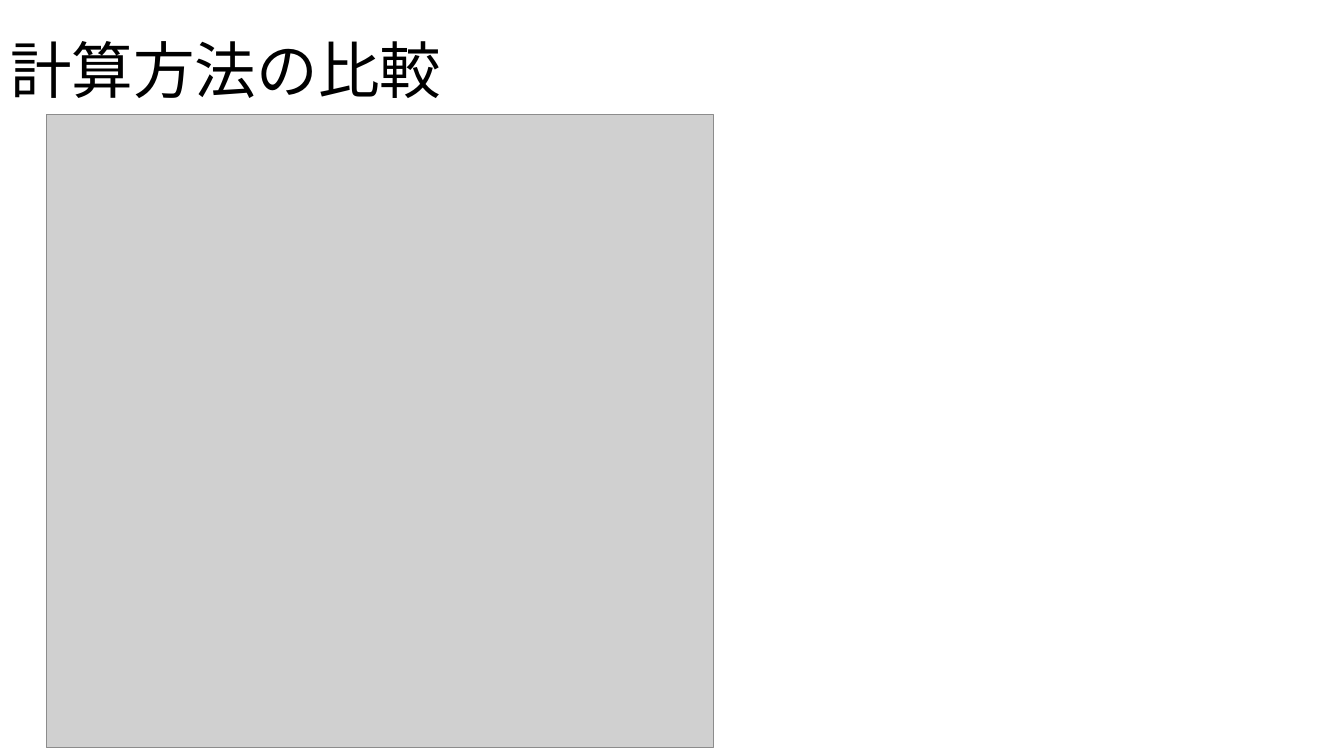
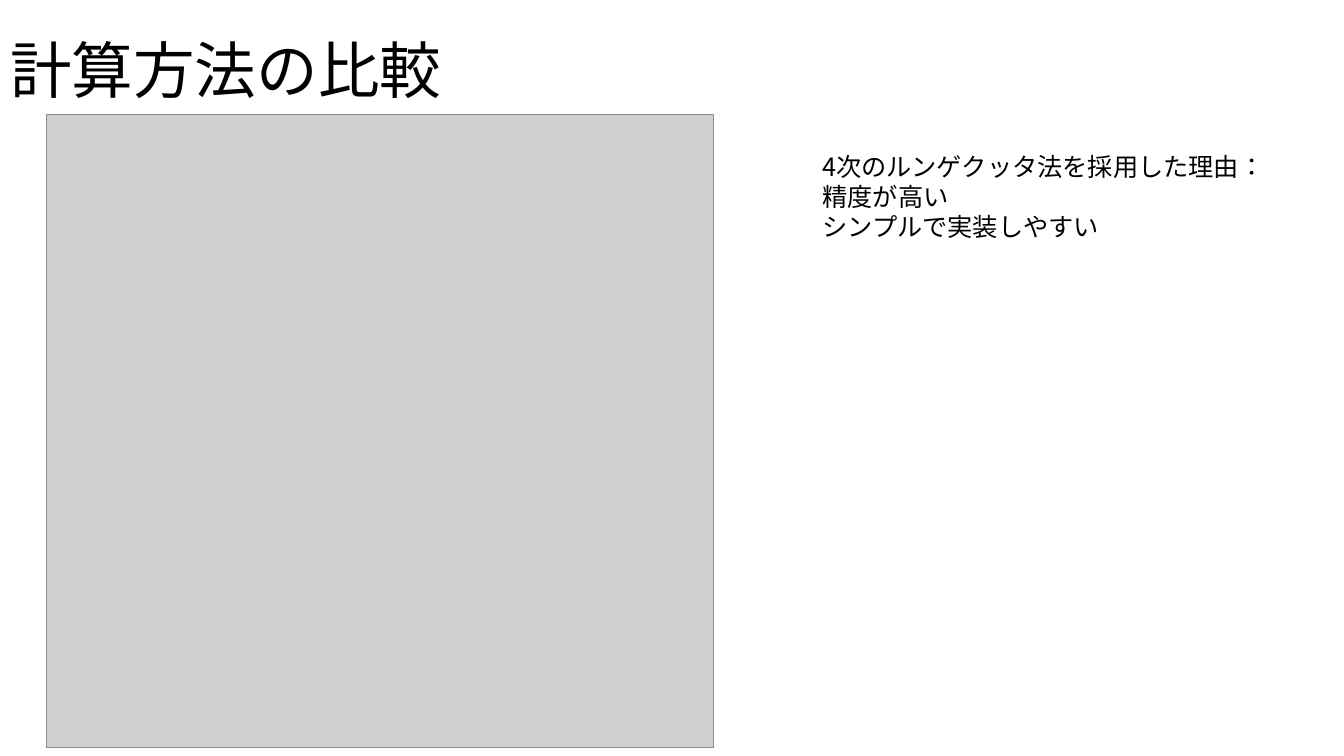
Before and after one commit to Takeuchi-yuya/Ksimulation, a slide deck: slide 8 of docs/中間発表.pptx. Drawn at 1344x756 pixels with LibreOffice and Linux fonts; fonts in the diff are those of the drawing; grey boxes stand for pictures. Boxes give left, top, right and bottom in pixels: in the first picture for what was removed or moved away, otherwise in the second. Text is boxed around its words. In the diff, an @@ line names an element or a change of style, - is before the commit and + after.

Commit message:
aa

```diff
--- a/docs/中間発表.pptx
+++ b/docs/中間発表.pptx
@@ text added at box(823, 154, 1265, 238), 18 pt, text #000000 @@
+4次のルンゲクッタ法を採用した理由：
+精度が高い
+シンプルで実装しやすい
```
Also in this commit, not shown: 2 other slides changed, 1 slide added.
